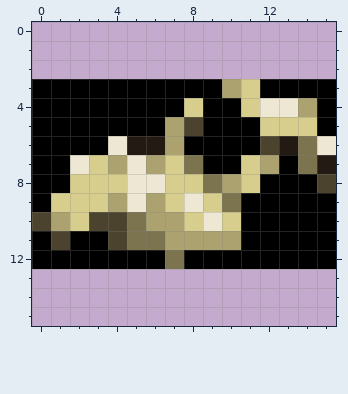
A pixel-art sprite gets an edit: files/gfx/bg_icons/135_1_visual.png. Above is the file before it was changed.
The file is 16x16 pixels. Colours within 5 levels of each other are drawn and written as one.
Once edited:
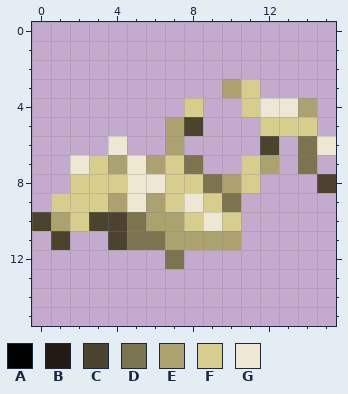
Palette (. is transparent): A #000000  B #231a13  C #4c432f  D #7c734f  E #aba26f  F #d7ce8e  G #ede7d4
Changes in this commit:
y 3: x 0..9 AAAAAAAAAA -> ..........; x 12..15 AAAA -> ....
y 4: x 0..7 AAAAAAAA -> ........; x 9..10 AA -> ..; x 15 A -> .
y 5: x 0..6 AAAAAAA -> .......; x 9..11 AAA -> ...; x 15 A -> .
y 6: x 0..3 AAAA -> ....; x 5..6 BB -> ..; x 8..11 AAAA -> ....; x 13 B -> .
y 7: x 0..1 AA -> ..; x 9..10 AA -> ..; x 13 A -> .; x 15 B -> .
y 8: x 0..1 AA -> ..; x 12..14 AAA -> ...
y 9: x 0 A -> .; x 11..15 AAAAA -> .....
y 10: x 11..15 AAAAA -> .....
y 11: x 0 A -> .; x 2..3 AA -> ..; x 11..15 AAAAA -> .....
y 12: x 0..6 AAAAAAA -> .......; x 8..15 AAAAAAAA -> ........
Changed places in both pictures, as pixel boxes (x1, y1, x2, y2):
erased: (32, 79, 336, 269)
